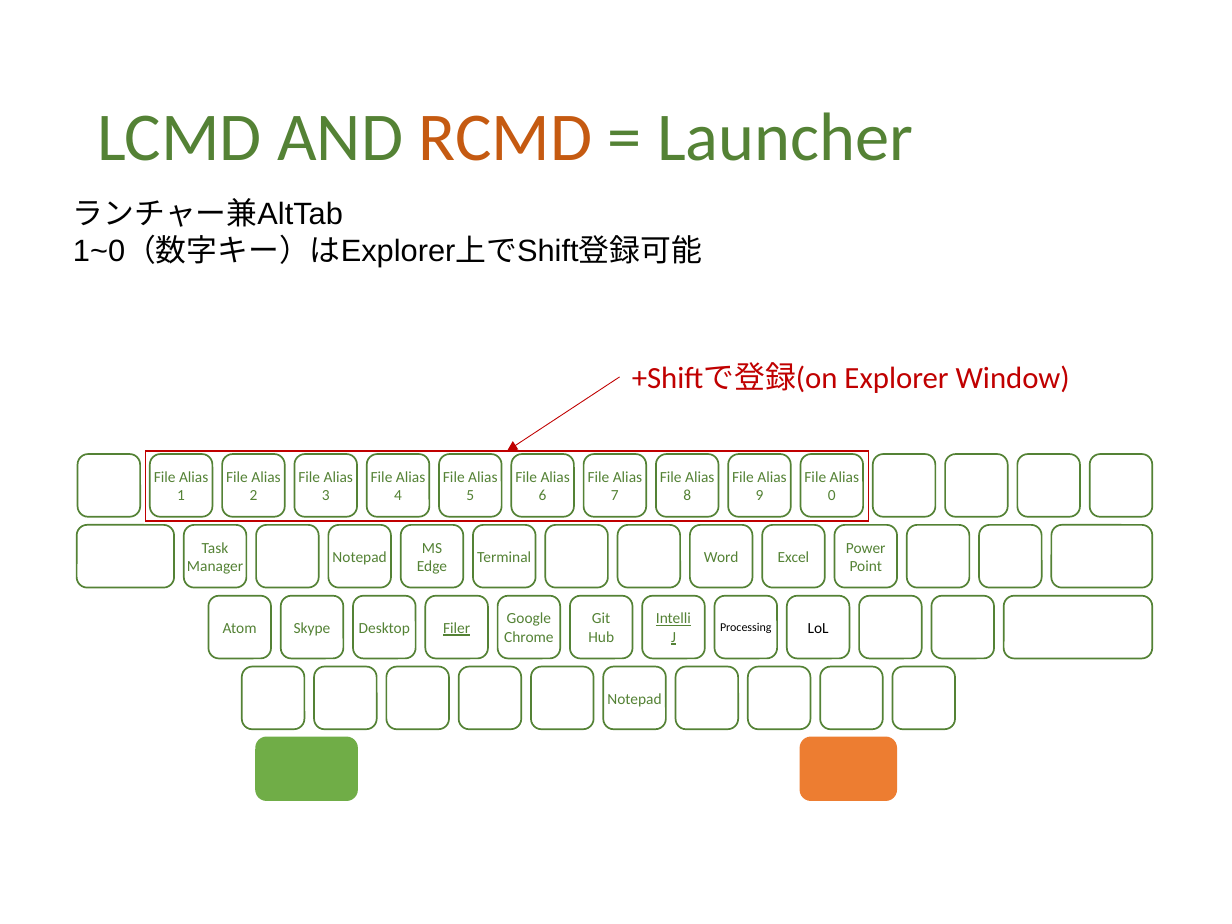
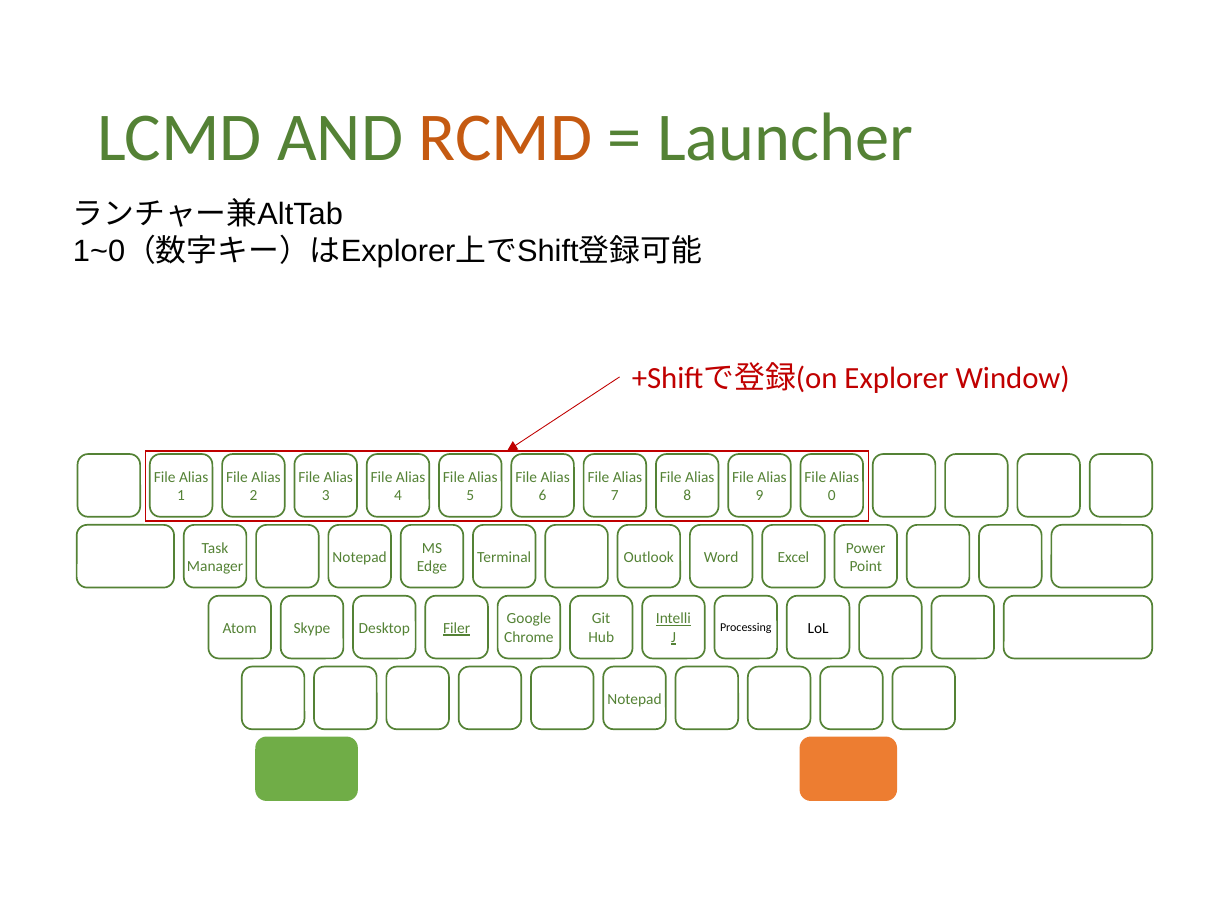
Before and after one commit to ittooo66/myAHK, a slide deck: slide 8 of MANUAL.pptx. Drawn at 1232x924 pixels with LibreOffice and Linux fonts; fonts in the diff are those of the drawing. Boxes give left, top, right and bottom in pixels: in the first picture for what was removed or moved away, otherwise in the second. Text is boxed around its words. In the diff, an @@ line names an element or a change of style, - is before the commit and + after.

```diff
--- a/MANUAL.pptx
+++ b/MANUAL.pptx
@@ text in rounded rectangle at [624,551,674,562]: text added @@
+Outlook
```
Also in this commit, not shown: 6 other slides changed.
